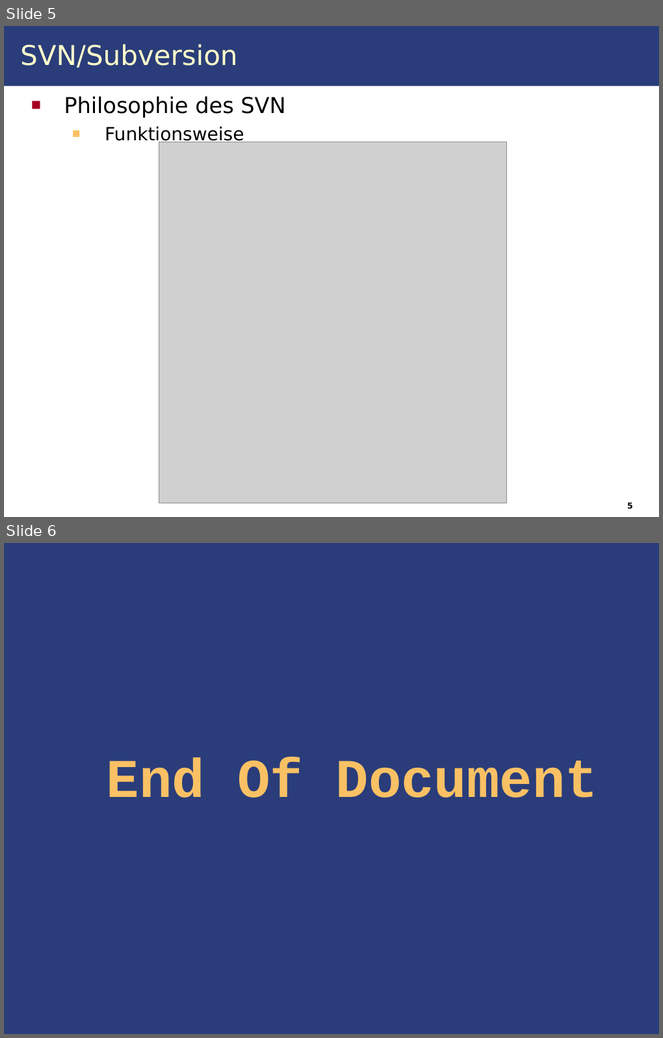
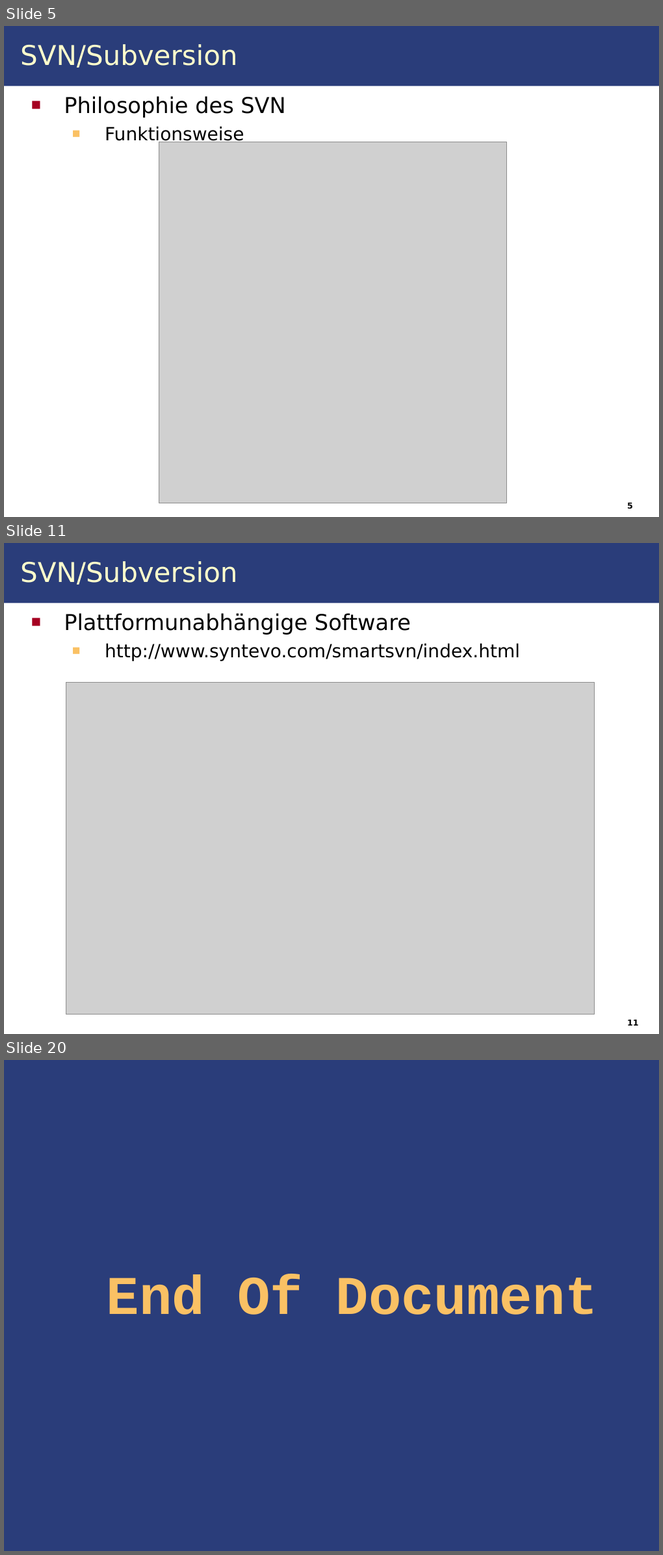
Before and after one commit to IAAS/decidr, a slide deck: seminars/at/Seminar.odp. Shown one above the other, each under a label of ours: slides 5 and 6 before the commit, slides 5, 11 and 20 after it; the slides between them are not shown. The pictures are 663x1038 and 663x1555 pixels, drawn with LibreOffice and Linux fonts; fonts in the diff are those of the drawing; grey boxes stand for pictures. Boxes give left, top, right and bottom in pixels: in the first picture for what was removed or moved away, otherwise in the second. Text is boxed around its words. In the diff, an @@ line names an element or a change of style, - is before the commit and + after.

```diff
--- a/seminars/at/Seminar.odp
+++ b/seminars/at/Seminar.odp
@@ slide 11 added at bbox=[4, 543, 659, 1034], background #FFFFFF; not listed: 1 template element that a slide beside it also shows @@
@@ title added at bbox=[20, 561, 237, 585], 30 pt, text #FFFFCC @@
+SVN/Subversion
@@ text added at bbox=[64, 613, 520, 661], 20 pt, text #000000 @@
+■ Plattformunabhängige Software
+  ■ http://www.syntevo.com/smartsvn/index.html
@@ picture added at bbox=[66, 683, 594, 1015] @@
@@ page number added at bbox=[627, 1019, 639, 1026], 9 pt, text #000000, bold @@
+11
@@ what was slide 6 is now slide 20 @@
```
Also in this commit, not shown: 1 slide changed, 13 other slides added, 9 other files.
